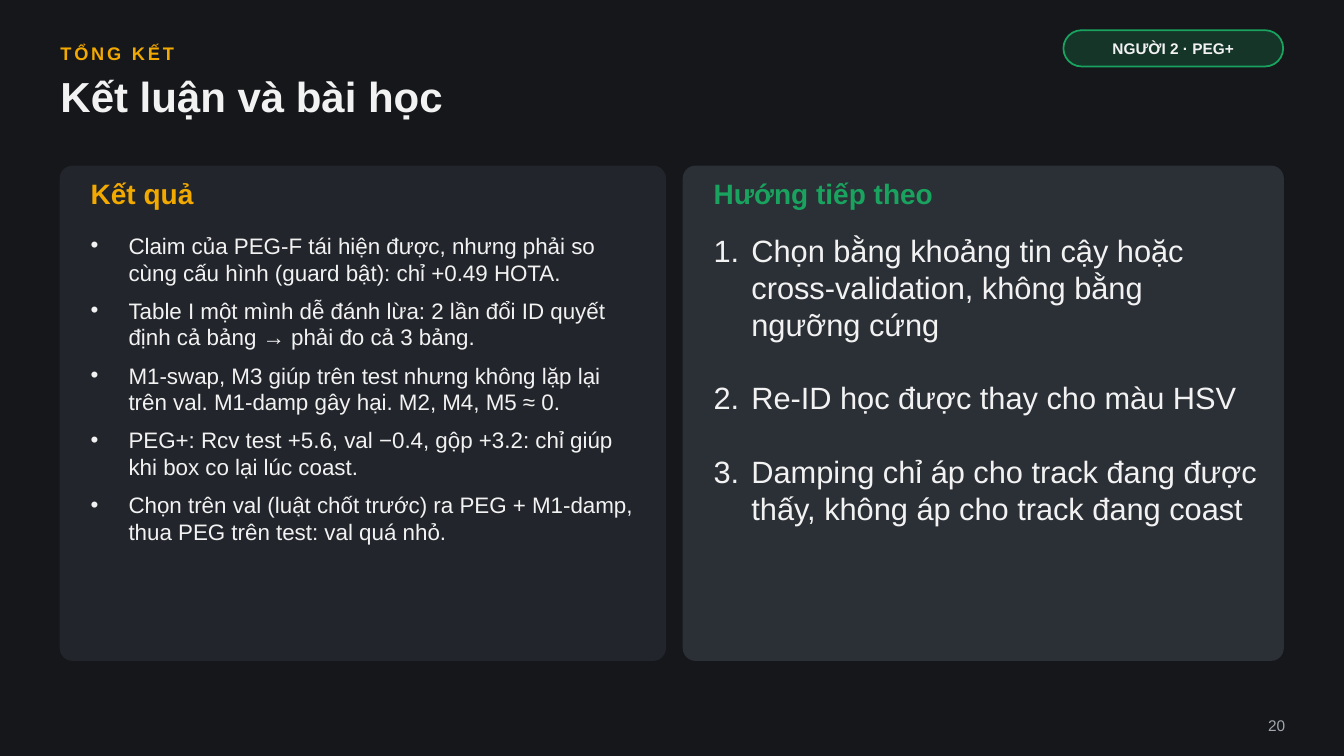
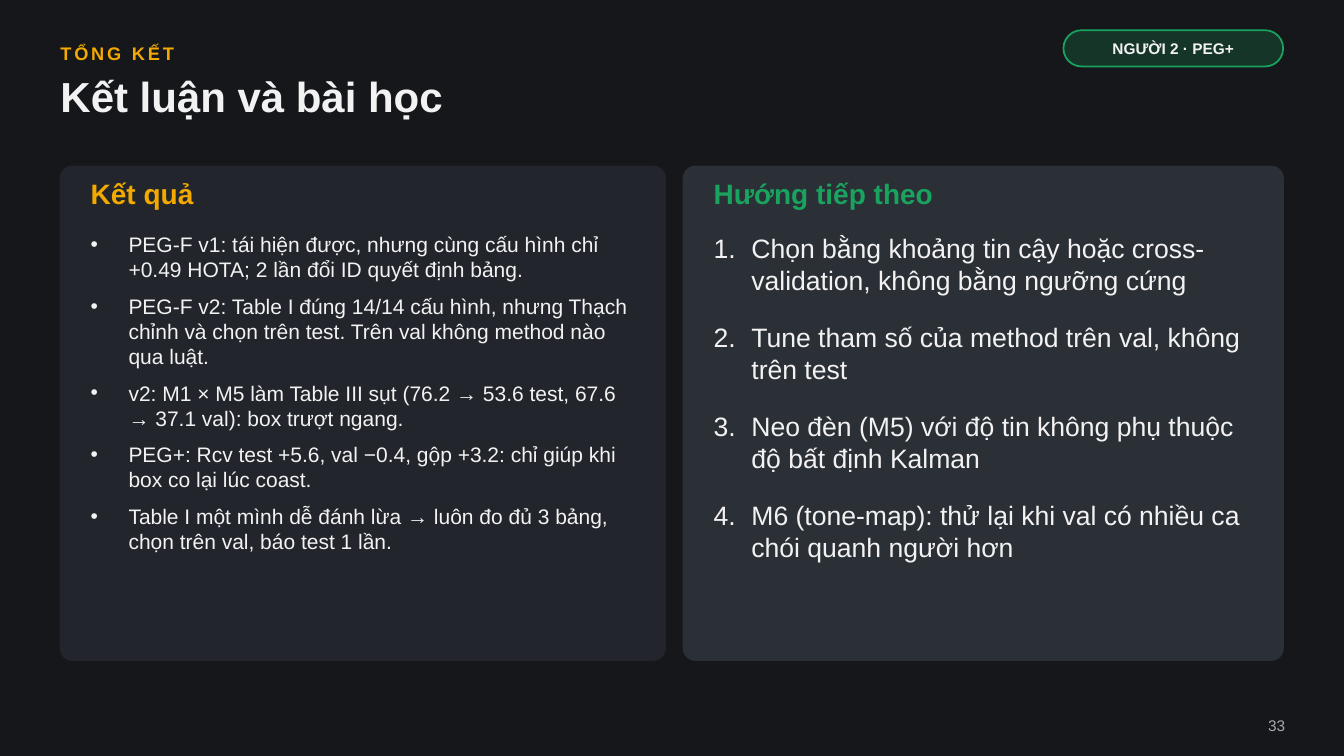
Before and after one commit to kain205/PEG, a slide deck: slide 33 of results/peg_f/PEG_F.pptx (slide 20 before the commit). Drawn at 1344x756 pixels with LibreOffice and Linux fonts; fonts in the diff are those of the drawing. Boxes give left, top, right and bottom in pixels: in the first picture for what was removed or moved away, otherwise in the second. Text is boxed around its words. In the diff, an @@ line names an element or a change of style, - is before the commit and + after.

```diff
--- a/results/peg_f/PEG_F.pptx
+++ b/results/peg_f/PEG_F.pptx
@@ text at <box>129,236,627,430</box>: text changed; size 16 to 15 pt @@
-• Claim của PEG-F tái hiện được, nhưng phải so cùng cấu hình (guard bật): chỉ +0.49 HOTA.
-• Table I một mình dễ đánh lừa: 2 lần đổi ID quyết định cả bảng → phải đo cả 3 bảng.
-• M1-swap, M3 giúp trên test nhưng không lặp lại trên val. M1-damp gây hại. M2, M4, M5 ≈ 0.
+• PEG-F v1: tái hiện được, nhưng cùng cấu hình chỉ +0.49 HOTA; 2 lần đổi ID quyết định bảng.
+• PEG-F v2: Table I đúng 14/14 cấu hình, nhưng Thạch chỉnh và chọn trên test. Trên val không method nào qua luật.
+• v2: M1 × M5 làm Table III sụt (76.2 → 53.6 test, 67.6 → 37.1 val): box trượt ngang.
@@ text at <box>751,237,1204,295</box>: size 22 to 19 pt in "Chọn bằng khoảng tin cậy hoặc cross-validation, ..."; less space between paragraphs @@
@@ text at <box>751,326,1240,562</box>: text changed; size 22 to 19 pt @@
-2. Re-ID học được thay cho màu HSV
-3. Damping chỉ áp cho track đang được thấy, không áp cho track đang coast
+2. Tune tham số của method trên val, không trên test
+3. Neo đèn (M5) với độ tin không phụ thuộc độ bất định Kalman
+4. M6 (tone-map): thử lại khi val có nhiều ca chói quanh người hơn
@@ text at <box>129,446,616,490</box>: size 16 to 15 pt in "PEG+: Rcv test +5.6, val −0.4, gộp ..." @@
@@ text at <box>129,507,608,552</box>: text changed; size 16 to 15 pt @@
-• Chọn trên val (luật chốt trước) ra PEG + M1-damp, thua PEG trên test: val quá nhỏ.
+• Table I một mình dễ đánh lừa → luôn đo đủ 3 bảng, chọn trên val, báo test 1 lần.
@@ text at <box>1268,720,1285,731</box>: text changed @@
-20
+33
```
Also in this commit, not shown: 1 other slide changed, 13 slides added, 21 other files.
